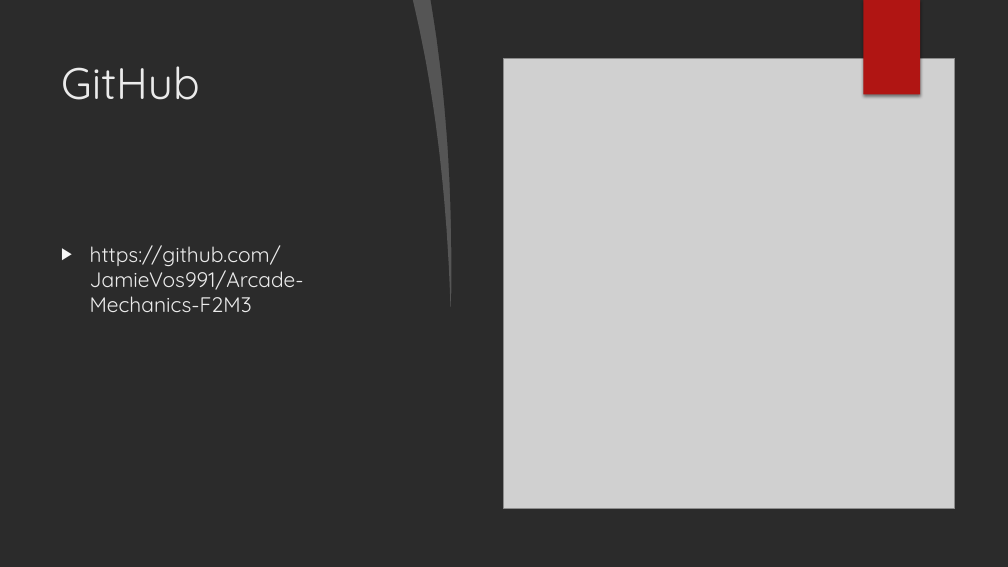
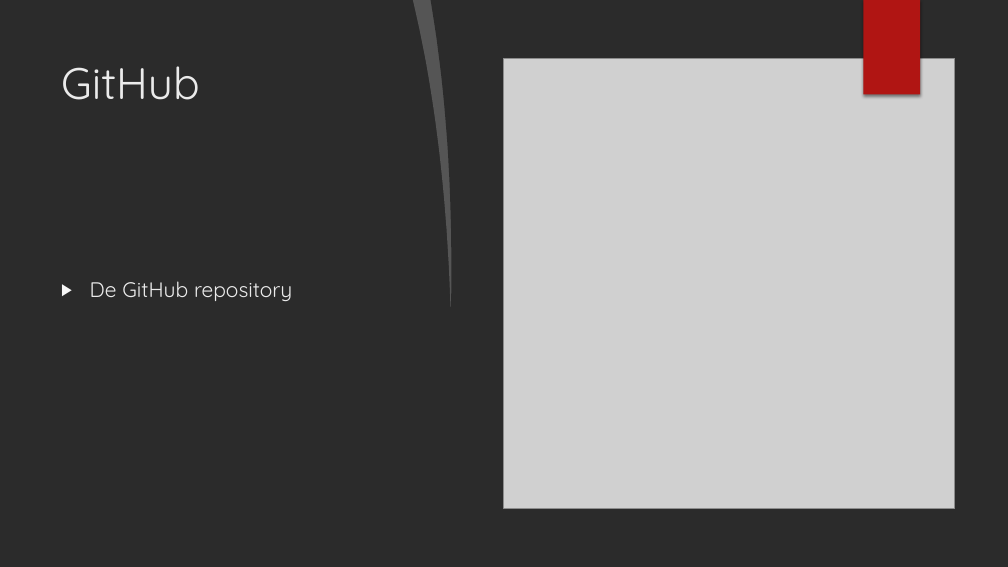
Before and after one commit to JamieVos991/Arcade-Mechanics-F1M3, a slide deck: slide 3 of BO, Arcade Mechanics.pptx. Drawn at 1008x567 pixels with LibreOffice and Linux fonts; fonts in the diff are those of the drawing; grey boxes stand for pictures; background and template pictures are left out; a plain dark background stands for a picture behind light text. Boxes give left, top, right and bottom in pixels: in the first picture for what was removed or moved away, otherwise in the second. Text is boxed around its words. In the diff, an @@ line names an element or a change of style, - is before the commit and + after.

```diff
--- a/BO, Arcade Mechanics.pptx
+++ b/BO, Arcade Mechanics.pptx
@@ text at (90, 281, 292, 301): text changed @@
-▶ https://github.com/JamieVos991/Arcade-Mechanics-F2M3
+▶ De GitHub repository
```
Also in this commit, not shown: 2 other slides changed, 4 other files.
